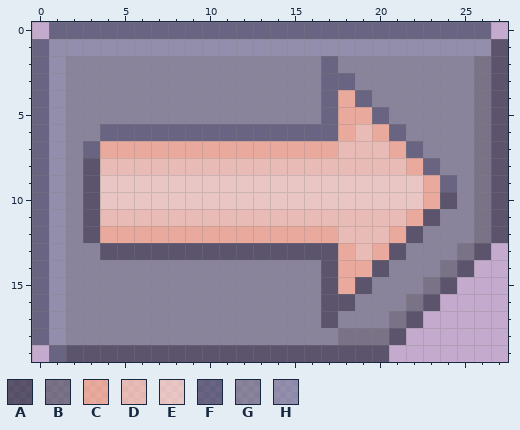
File history of a pixel-art sprite, M4BO Project/Assets/Sprites/UI/arrowkeys/arrowright.png. That is the earlier state.
The file is 32x32 pixels. The old version is drawn lined up with the new one, on the new canvas.
Palette (. is transparent): A #1e2335a2  B #50535fa2  C #ffaa82a2  D #ffc5aaa2  E #ffd4c0a2  F #343c58a2  G #676c80a2  H #777e9aa2
Pixels before, first column x 0:
 0 .FFFFFFFFFFFFFFFFFFFFFFFFFF.
 1 FHHHHHHHHHHHHHHHHHHHHHHHHHHA
 2 FHGGGGGGGGGGGGGGGFGGGGGGGGBA
 3 FHGGGGGGGGGGGGGGGFFGGGGGGGBA
 4 FHGGGGGGGGGGGGGGGFCFGGGGGGBA
 5 FHGGGGGGGGGGGGGGGFCCFGGGGGBA
 6 FHGGFFFFFFFFFFFFFFCDCFGGGGBA
 7 FHGFCCCCCCCCCCCCCCDDDCFGGGBA
 8 FHGADDDDDDDDDDDDDDDDDDCFGGBA
 9 FHGAEEEEEEEEEEEEEEEEEEECFGBA
10 FHGAEEEEEEEEEEEEEEEEEEECAGBA
11 FHGADDDDDDDDDDDDDDDDDDCAGGBA
12 FHGACCCCCCCCCCCCCCDDDCAGGGBA
13 FHGGAAAAAAAAAAAAAACDCAGGGBA.
14 FHGGGGGGGGGGGGGGGACCAGGGBA..
15 FHGGGGGGGGGGGGGGGACAGGGBA...
16 FHGGGGGGGGGGGGGGGAAGGGBA....
17 FHGGGGGGGGGGGGGGGAGGGBA.....
18 FHGGGGGGGGGGGGGGGGBBBA......
19 .FAAAAAAAAAAAAAAAAAAA.......
New version:
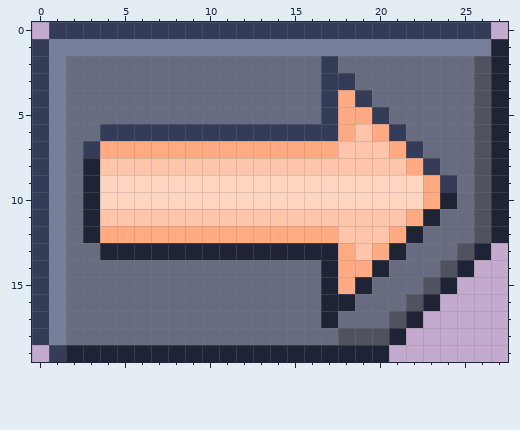
The edit:
canvas 32x32 -> 28x20, the old top-left corner now at -2,-6 (the part of the old canvas that was cut away was empty and is not shown)
colour A: #1e2335a2 -> #1e2335
colour B: #50535fa2 -> #50535f
colour C: #ffaa82a2 -> #ffaa82
colour D: #ffc5aaa2 -> #ffc5aa
colour E: #ffd4c0a2 -> #ffd4c0
colour F: #343c58a2 -> #343c58
colour G: #676c80a2 -> #676c80
colour H: #777e9aa2 -> #777e9a
Where, in picture pixels (left, top, right, bottom), the same in both pictures:
changed: (32, 22, 508, 362)
